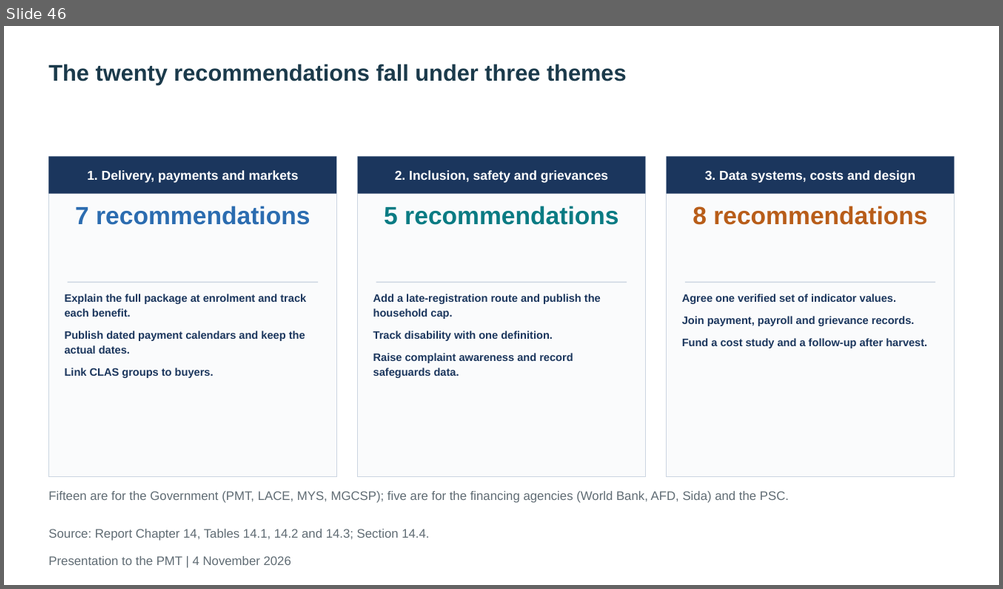
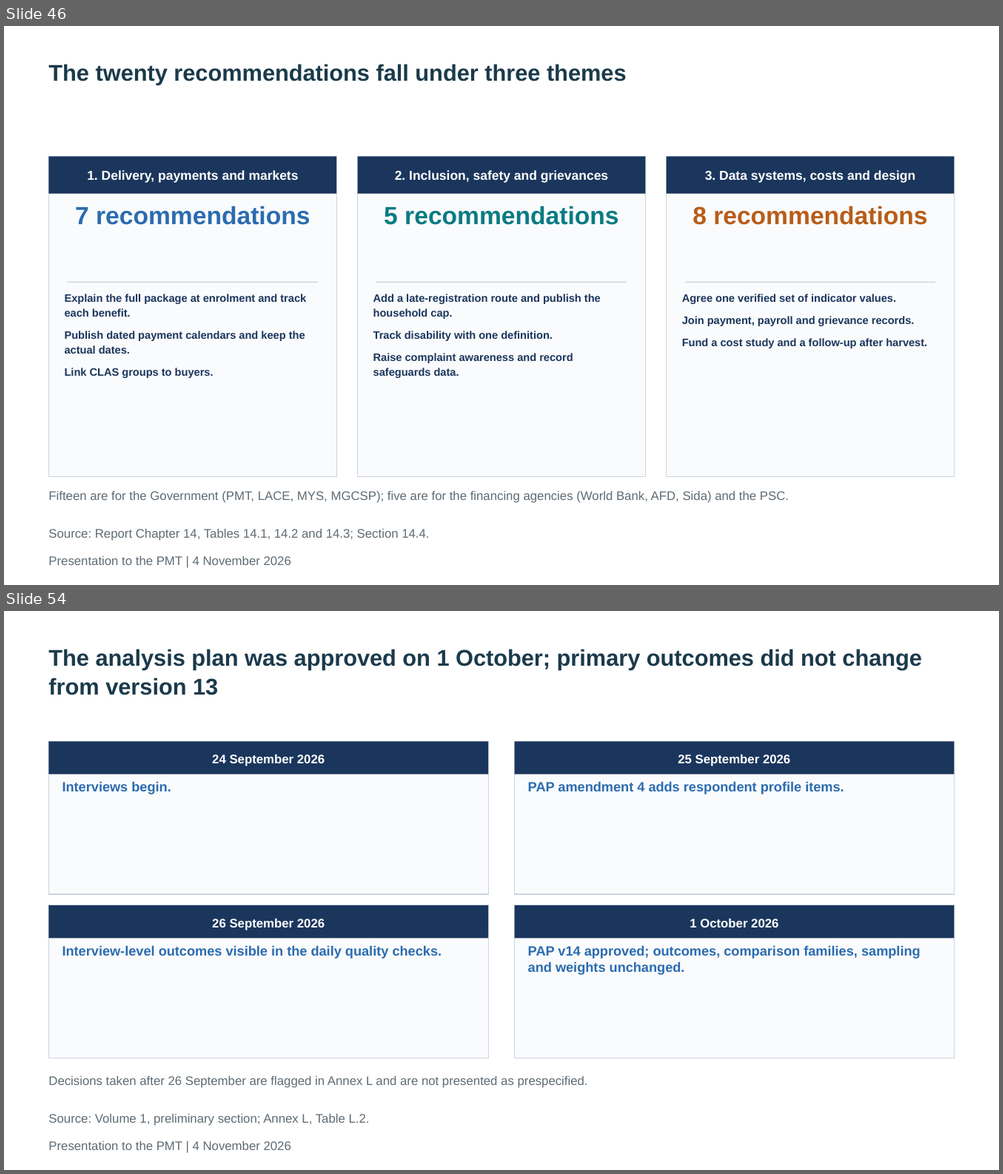
Before and after one commit to kokouekpinda/kokouekpinda, a slide deck: deliverables/REALISE_PMT_Presentation_v5.pptx. Shown one above the other, each under a label of ours: slide 46 before the commit, slides 46 and 54 after it; the slides between them are not shown. The pictures are 1003x589 and 1003x1174 pixels, drawn with LibreOffice and Linux fonts; fonts in the diff are those of the drawing. Boxes give left, top, right and bottom in pixels: in the first picture for what was removed or moved away, otherwise in the second. Text is boxed around its words. In the diff, an @@ line names an element or a change of style, - is before the commit and + after.

```diff
--- a/deliverables/REALISE_PMT_Presentation_v5.pptx
+++ b/deliverables/REALISE_PMT_Presentation_v5.pptx
@@ slide 54 added at (4, 611, 999, 1170), background #FFFFFF; not listed: 1 template element that a slide beside it also shows @@
@@ title added at (48, 649, 922, 695), 22 pt, text #1B3A4B, bold @@
+The analysis plan was approved on 1 October; primary outcomes did not change from version 13
@@ rectangle added at (48, 741, 488, 894), fill #FAFBFC, outline #CBD5E1 1 pt @@
@@ rectangle added at (48, 741, 488, 775), fill #1B365D, 12 pt, text #FFFFFF, bold @@
+24 September 2026
@@ rectangle added at (515, 741, 954, 894), fill #FAFBFC, outline #CBD5E1 1 pt @@
@@ rectangle added at (515, 741, 954, 775), fill #1B365D, 12 pt, text #FFFFFF, bold @@
+25 September 2026
@@ text added at (62, 781, 170, 795), 13 pt, text #2B6CB0, bold @@
+Interviews begin.
@@ text added at (528, 781, 843, 795), 13 pt, text #2B6CB0, bold @@
+PAP amendment 4 adds respondent profile items.
@@ rectangle added at (48, 906, 488, 1059), fill #FAFBFC, outline #CBD5E1 1 pt @@
@@ rectangle added at (48, 906, 488, 939), fill #1B365D, 12 pt, text #FFFFFF, bold @@
+26 September 2026
@@ rectangle added at (515, 906, 954, 1059), fill #FAFBFC, outline #CBD5E1 1 pt @@
@@ rectangle added at (515, 906, 954, 939), fill #1B365D, 12 pt, text #FFFFFF, bold @@
+1 October 2026
@@ text added at (62, 945, 442, 959), 13 pt, text #2B6CB0, bold @@
+Interview-level outcomes visible in the daily quality checks.
@@ text added at (528, 945, 920, 975), 13 pt, text #2B6CB0, bold @@
+PAP v14 approved; outcomes, comparison families, sampling and weights unchanged.
@@ text added at (48, 1076, 588, 1088), 12 pt, text #5F6B73 @@
+Decisions taken after 26 September are flagged in Annex L and are not presented as prespecified.
@@ text added at (48, 1114, 370, 1126), 12 pt, text #5F6B73 @@
+Source: Volume 1, preliminary section; Annex L, Table L.2.
```
Also in this commit, not shown: 8 slides changed, 10 other slides added, 3 slides removed, 7 other files.
